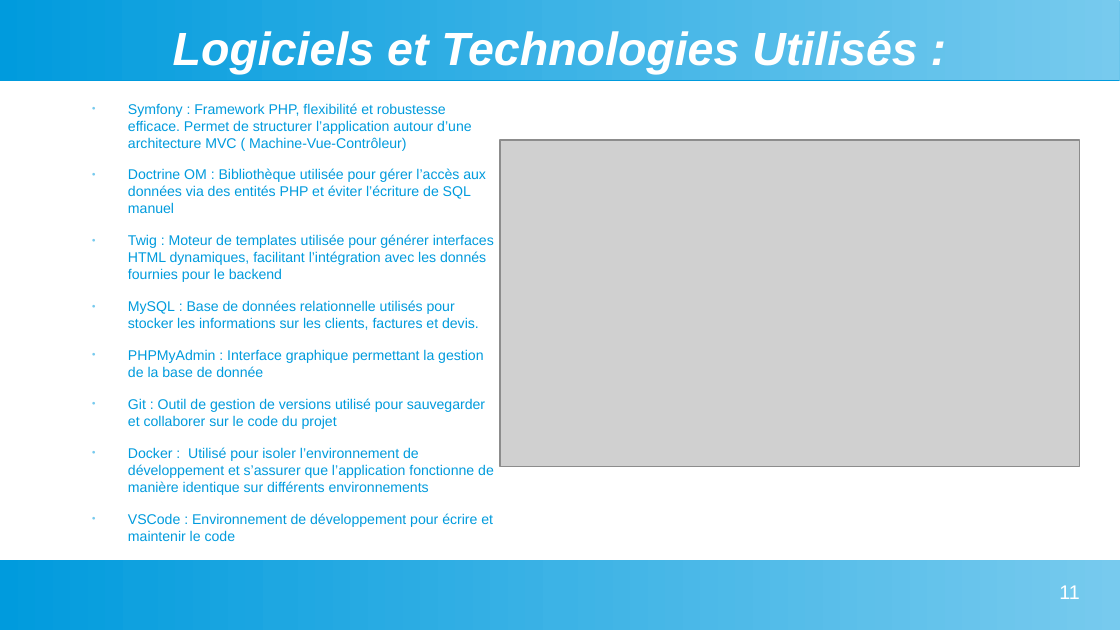
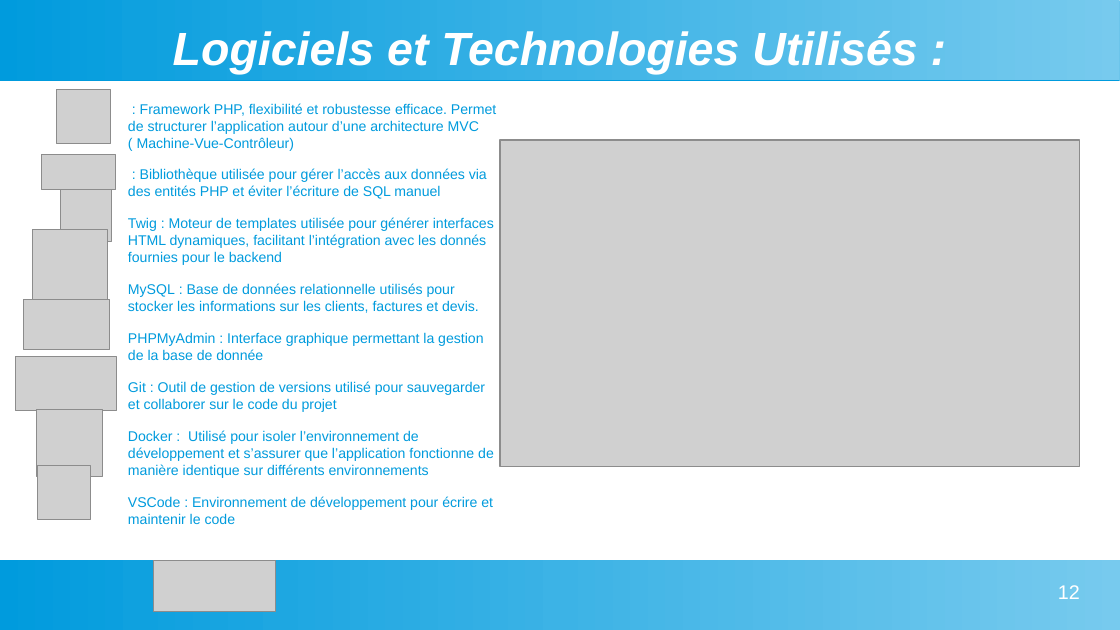
Before and after one commit to Myst564/Dev-Web, a slide deck: slide 12 of Projet Solo/DAB-INVOICE/Diaporama Projet Oral Stage IDEES Numérique.odp (slide 11 before the commit). Drawn at 1120x630 pixels with LibreOffice and Linux fonts; fonts in the diff are those of the drawing; grey boxes stand for pictures. Boxes give left, top, right and bottom in pixels: in the first picture for what was removed or moved away, otherwise in the second. Text is boxed around its words. In the diff, an @@ line names an element or a change of style, - is before the commit and + after.

Commit message:
Update Projet

```diff
--- a/Projet Solo/DAB-INVOICE/Diaporama Projet Oral Stage IDEES Numérique.odp
+++ b/Projet Solo/DAB-INVOICE/Diaporama Projet Oral Stage IDEES Numérique.odp
@@ picture added at [57,89,111,143] @@
@@ text at [128,103,496,199]: text changed @@
-● Symfony : Framework PHP, flexibilité et robustesse efficace. Permet de structurer l’application autour d’une architecture MVC ( Machine-Vue-Contrôleur)
-● Doctrine OM : Bibliothèque utilisée pour gérer l’accès aux données via des entités PHP et éviter l’écriture de SQL manuel
+: Framework PHP, flexibilité et robustesse efficace. Permet de structurer l’application autour d’une architecture MVC ( Machine-Vue-Contrôleur)
+: Bibliothèque utilisée pour gérer l’accès aux données via des entités PHP et éviter l’écriture de SQL manuel
@@ picture added at [41,155,116,190] @@
@@ picture added at [61,190,112,241] @@
@@ picture added at [33,230,107,304] @@
@@ text at [128,217,494,524]: bullet ● to none @@
@@ picture added at [24,300,110,351] @@
@@ picture added at [15,357,117,412] @@
@@ picture added at [37,410,103,476] @@
@@ picture added at [38,466,91,520] @@
@@ picture added at [153,561,275,612] @@
@@ page number at [1058,585,1080,599]: text changed @@
-11
+12
```
Also in this commit, not shown: 76 other slides changed, 23 slides added, 1 slide removed, 7 other files.
